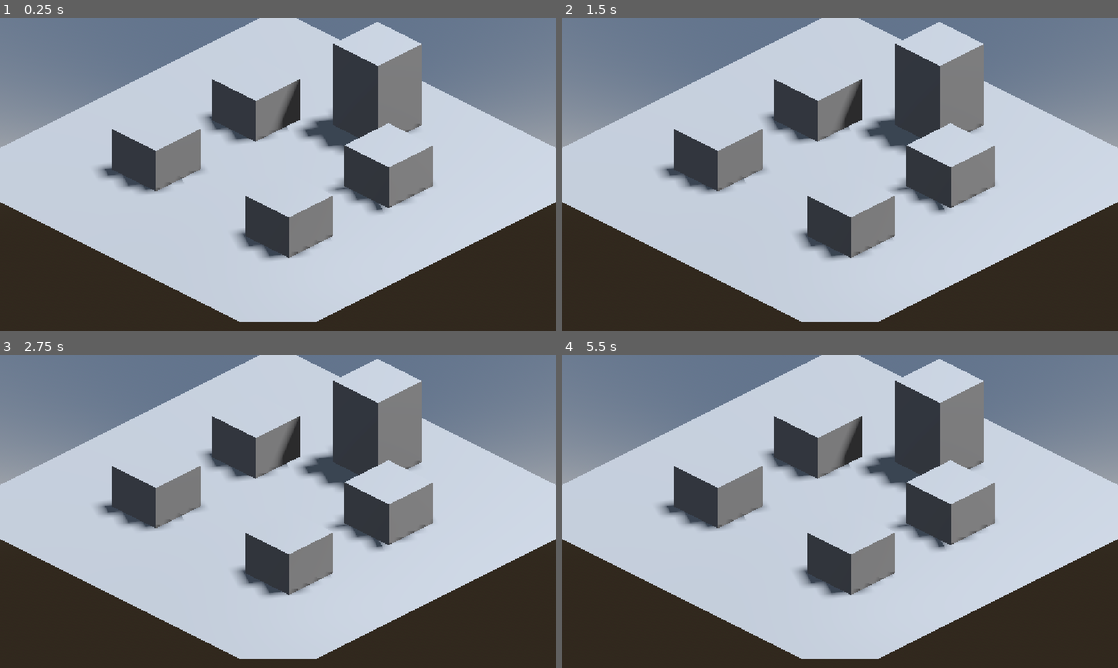
Above: before the commit, frames 1-4 (two rows, left to right).
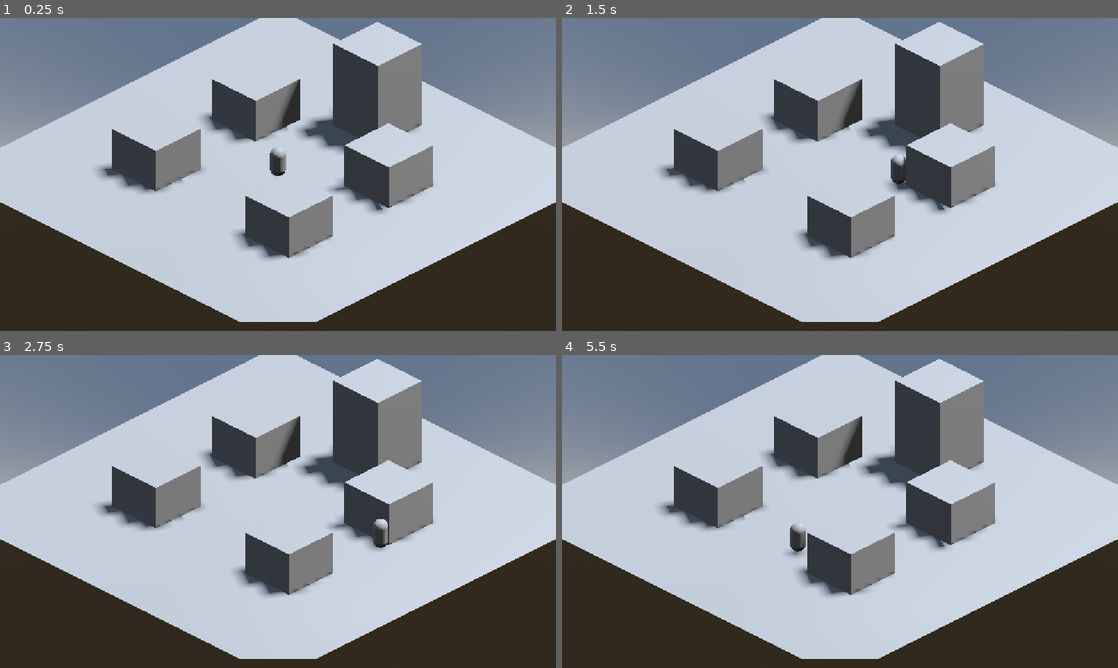
Above: after the commit, the same moments.

Repository: SauloAC/Pallbrook
Game: Godot game, scene res://scenes/mundo/Cidade.tscn
Same seed, same stepped clock (60 frames per second), same inputs: the game is played once before the commit and once after it. The project has no main scene, so this scene is started directly.
Inputs:
- Up to frame 1 (0.25 s): no input
- Up to frame 2 (1.5 s): tap Enter at 0.5 s; hold Right (ui_right) 0.53-1.28 s; hold Down (ui_down) from 1.28 s (still down)
- Up to frame 3 (2.75 s): release Down (ui_down) at 2.03 s; hold Right (ui_right) from 2.03 s (still down)
- Up to frame 4 (5.5 s): release Right (ui_right) at 2.78 s; hold Up (ui_up) 2.78-3.53 s; hold Left (ui_left) 3.53-5.03 s; hold Down (ui_down) from 5.03 s (still down)

The runs differ from the first frame. In frame 1, 0.2% of the frame differs, in the area x 48-52%, y 41-51%; in frame 2, 0.3%, in the area x 58-63%, y 44-55%; in frame 3, 0.1%; in frame 4, 0.3%.

Commit message:
Jogador com movimento isometrico e colisao

Diff:
--- a/scenes/mundo/Cidade.tscn
+++ b/scenes/mundo/Cidade.tscn
@@ -1,4 +1,6 @@
 [gd_scene format=3 uid="uid://cerldkexjome5"]
+
+[ext_resource type="Script" uid="uid://d1dgwf3vbiqkw" path="res://scripts/jogador/Jogador.gd" id="1_mtbfa"]
 
 [sub_resource type="ProceduralSkyMaterial" id="ProceduralSkyMaterial_tslrp"]
 sky_horizon_color = Color(0.66224277, 0.6717428, 0.6867428, 1)
@@ -15,11 +17,33 @@
 [sub_resource type="PlaneMesh" id="PlaneMesh_t2dwb"]
 size = Vector2(30, 30)
 
+[sub_resource type="ConcavePolygonShape3D" id="ConcavePolygonShape3D_ocx82"]
+data = PackedVector3Array(15, 0, 15, -15, 0, 15, 15, 0, -15, -15, 0, 15, -15, 0, -15, 15, 0, -15)
+
 [sub_resource type="BoxMesh" id="BoxMesh_t2dwb"]
+size = Vector3(4, 3, 4)
+
+[sub_resource type="BoxShape3D" id="BoxShape3D_st4sy"]
+size = Vector3(4, 3, 4)
+
+[sub_resource type="BoxShape3D" id="BoxShape3D_qthrd"]
+size = Vector3(4, 3, 4)
+
+[sub_resource type="BoxShape3D" id="BoxShape3D_o5pq4"]
+size = Vector3(4, 3, 4)
+
+[sub_resource type="BoxShape3D" id="BoxShape3D_73egf"]
 size = Vector3(4, 3, 4)
 
 [sub_resource type="BoxMesh" id="BoxMesh_st4sy"]
 size = Vector3(4, 6, 4)
+
+[sub_resource type="BoxShape3D" id="BoxShape3D_gq2ka"]
+size = Vector3(4, 6, 4)
+
+[sub_resource type="CapsuleMesh" id="CapsuleMesh_t2dwb"]
+
+[sub_resource type="CapsuleShape3D" id="CapsuleShape3D_t2dwb"]
 
 [node name="Cidade" type="Node3D" unique_id=917760355]
 
@@ -39,22 +63,62 @@
 [node name="Chao" type="MeshInstance3D" parent="." unique_id=1149399866]
 mesh = SubResource("PlaneMesh_t2dwb")
 
+[node name="StaticBody3D" type="StaticBody3D" parent="Chao" unique_id=919701905]
+
+[node name="CollisionShape3D" type="CollisionShape3D" parent="Chao/StaticBody3D" unique_id=2128698828]
+shape = SubResource("ConcavePolygonShape3D_ocx82")
+
 [node name="Clinica" type="MeshInstance3D" parent="." unique_id=607822049]
 transform = Transform3D(1, 0, 0, 0, 1, 0, 0, 0, 1, -6, 1.5, -4)
 mesh = SubResource("BoxMesh_t2dwb")
+
+[node name="StaticBody3D" type="StaticBody3D" parent="Clinica" unique_id=1367045606]
+
+[node name="CollisionShape3D" type="CollisionShape3D" parent="Clinica/StaticBody3D" unique_id=757966718]
+shape = SubResource("BoxShape3D_st4sy")
 
 [node name="Taverna" type="MeshInstance3D" parent="." unique_id=1947628007]
 transform = Transform3D(1, 0, 0, 0, 1, 0, 0, 0, 1, 6, 1.5, -4)
 mesh = SubResource("BoxMesh_t2dwb")
 
+[node name="StaticBody3D" type="StaticBody3D" parent="Taverna" unique_id=679094610]
+
+[node name="CollisionShape3D" type="CollisionShape3D" parent="Taverna/StaticBody3D" unique_id=501694222]
+shape = SubResource("BoxShape3D_qthrd")
+
 [node name="Casa1" type="MeshInstance3D" parent="." unique_id=1551384272]
 transform = Transform3D(1, 0, 0, 0, 1, 0, 0, 0, 1, -6, 1.5, 5)
 mesh = SubResource("BoxMesh_t2dwb")
+
+[node name="StaticBody3D" type="StaticBody3D" parent="Casa1" unique_id=2121955065]
+
+[node name="CollisionShape3D" type="CollisionShape3D" parent="Casa1/StaticBody3D" unique_id=667355992]
+shape = SubResource("BoxShape3D_o5pq4")
 
 [node name="Casa2" type="MeshInstance3D" parent="." unique_id=2108712054]
 transform = Transform3D(1, 0, 0, 0, 1, 0, 0, 0, 1, 6, 1.5, 5)
 mesh = SubResource("BoxMesh_t2dwb")
 
+[node name="StaticBody3D" type="StaticBody3D" parent="Casa2" unique_id=2117792275]
+
+[node name="CollisionShape3D" type="CollisionShape3D" parent="Casa2/StaticBody3D" unique_id=561731628]
+shape = SubResource("BoxShape3D_73egf")
+
 [node name="Igreja" type="MeshInstance3D" parent="." unique_id=1098189870]
 transform = Transform3D(1, 0, 0, 0, 1, 0, 0, 0, 1, 0, 3, -9)
 mesh = SubResource("BoxMesh_st4sy")
+
+[node name="StaticBody3D" type="StaticBody3D" parent="Igreja" unique_id=2019010410]
+
+[node name="CollisionShape3D" type="CollisionShape3D" parent="Igreja/StaticBody3D" unique_id=1319727160]
+shape = SubResource("BoxShape3D_gq2ka")
+
+[node name="Jogador" type="CharacterBody3D" parent="." unique_id=1280879686]
+transform = Transform3D(1, 0, 0, 0, 1, 0, 0, 0, 1, 0, 1, 0)
+script = ExtResource("1_mtbfa")
+
+[node name="MeshInstance3D" type="MeshInstance3D" parent="Jogador" unique_id=951761963]
+mesh = SubResource("CapsuleMesh_t2dwb")
+
+[node name="CollisionShape3D" type="CollisionShape3D" parent="Jogador" unique_id=1026956094]
+shape = SubResource("CapsuleShape3D_t2dwb")
--- /dev/null
+++ b/scripts/jogador/Jogador.gd
@@ -0,0 +1,16 @@
+extends CharacterBody3D
+
+@export var velocidade := 5.0
+
+func _physics_process(delta: float) -> void:
+	var entrada := Input.get_vector("ui_left", "ui_right", "ui_up", "ui_down")
+	# Gira a entrada 45° para "cima" ser a diagonal da câmera isométrica
+	var direcao := Vector3(entrada.x, 0, entrada.y).rotated(Vector3.UP, deg_to_rad(45))
+
+	velocity.x = direcao.x * velocidade
+	velocity.z = direcao.z * velocidade
+
+	if not is_on_floor():
+		velocity += get_gravity() * delta
+
+	move_and_slide()
Not shown, added: scripts/jogador/Jogador.gd.uid
Not shown, changed: .gitignote
